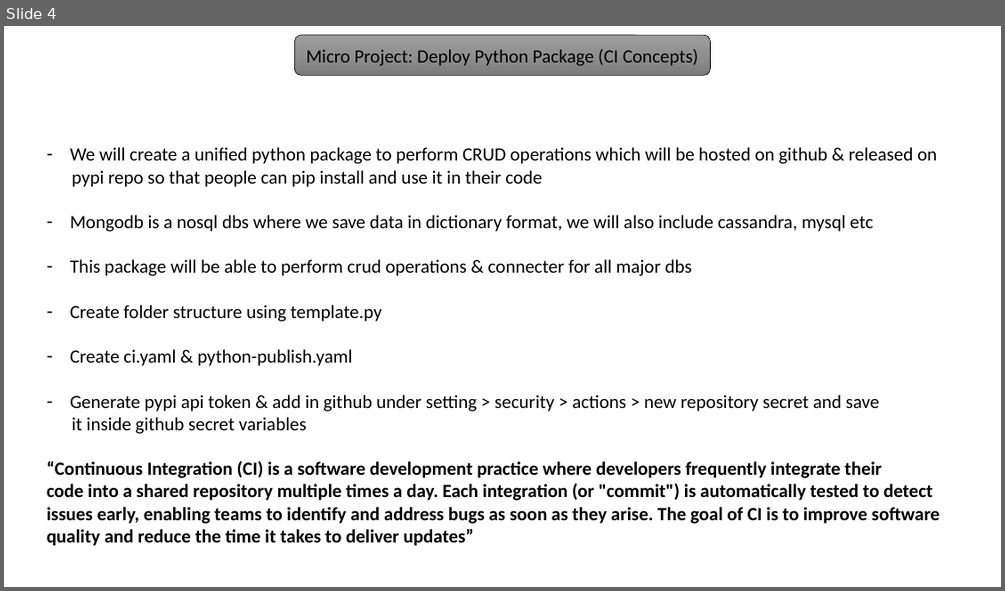
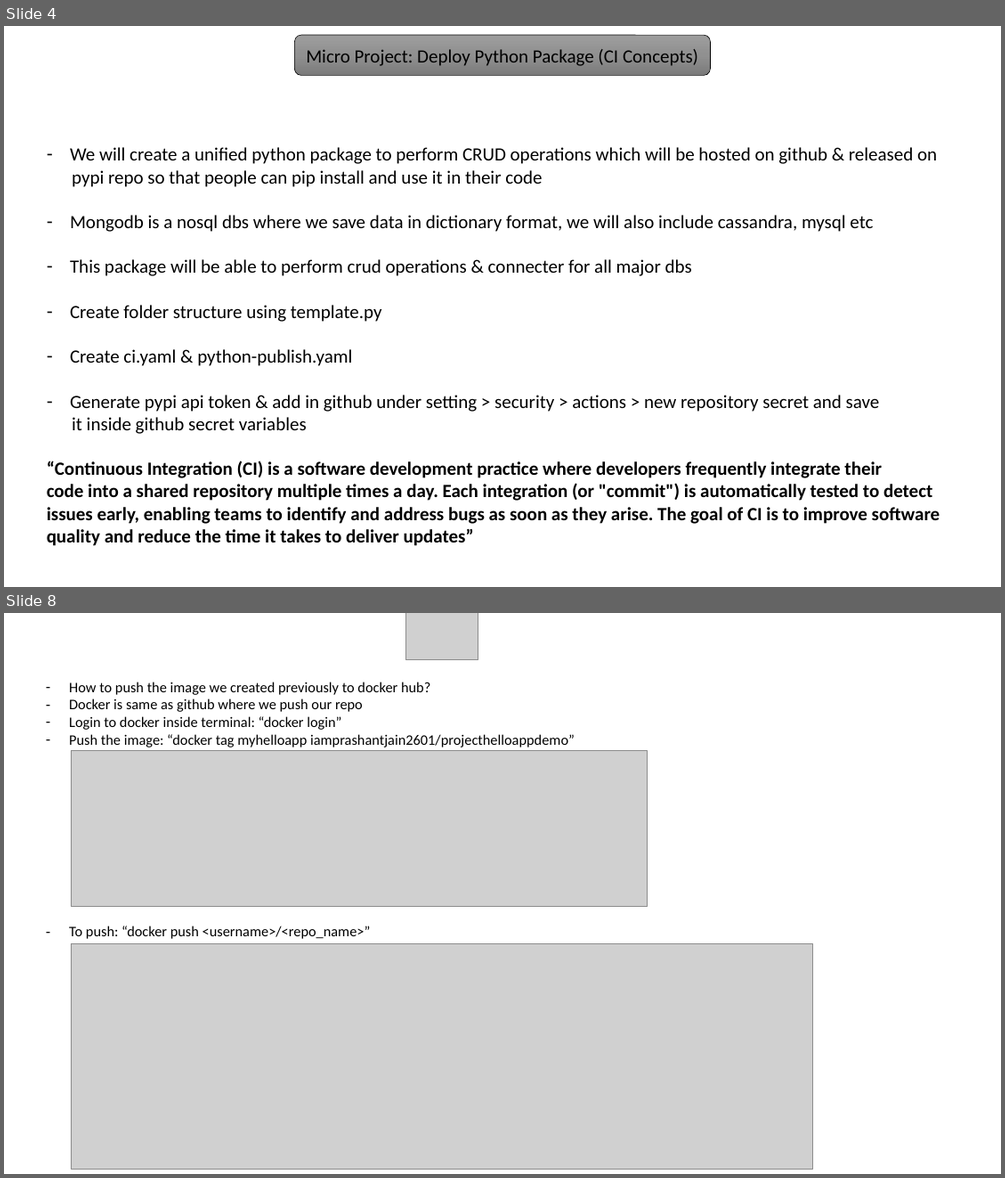
Before and after one commit to iamprashantjain/end-to-end-used-car-price-prediction, a slide deck: MLOps1.pptx. Shown one above the other, each under a label of ours: slide 4 before the commit, slides 4 and 8 after it; the slides between them are not shown. The pictures are 1005x591 and 1005x1178 pixels, drawn with LibreOffice and Linux fonts; fonts in the diff are those of the drawing; grey boxes stand for pictures. Boxes give left, top, right and bottom in pixels: in the first picture for what was removed or moved away, otherwise in the second. Text is boxed around its words. In the diff, an @@ line names an element or a change of style, - is before the commit and + after.

```diff
--- a/MLOps1.pptx
+++ b/MLOps1.pptx
@@ slide 8 added at box(4, 613, 1001, 1174), background #FFFFFF @@
@@ picture added at box(405, 613, 478, 660) @@
@@ text added at box(69, 682, 574, 939), 14 pt, text #000000 @@
+– How to push the image we created previously to docker hub?
+– Docker is same as github where we push our repo
+– Login to docker inside terminal: “docker login”
+– Push the image: “docker tag myhelloapp iamprashantjain2601/projecthelloappdemo”
+– To push: “docker push <username>/<repo_name>”
@@ picture added at box(71, 751, 647, 906) @@
@@ picture added at box(71, 943, 813, 1168) @@
```
Also in this commit, not shown: 2 slides changed, 5 other slides added, 6 other files.
